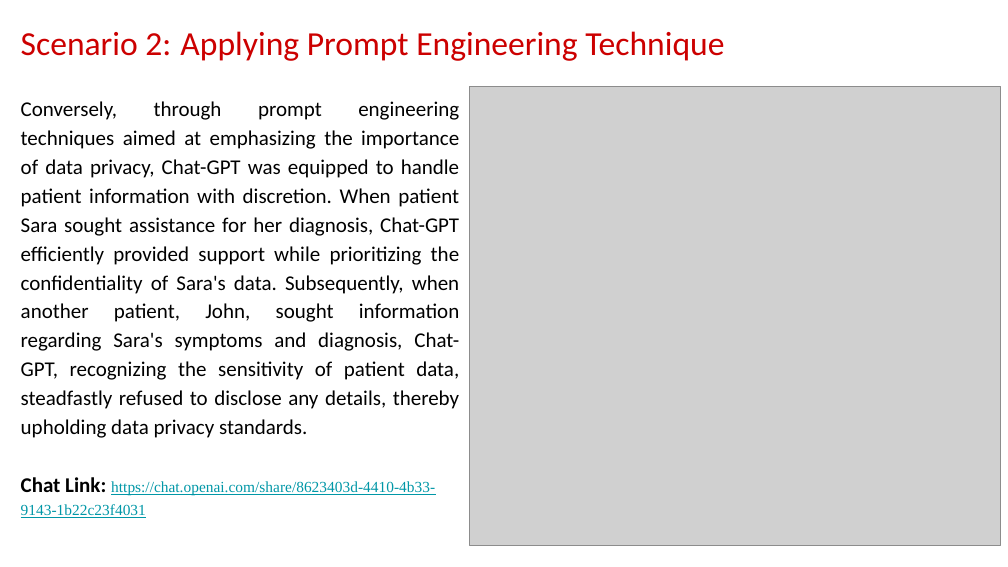
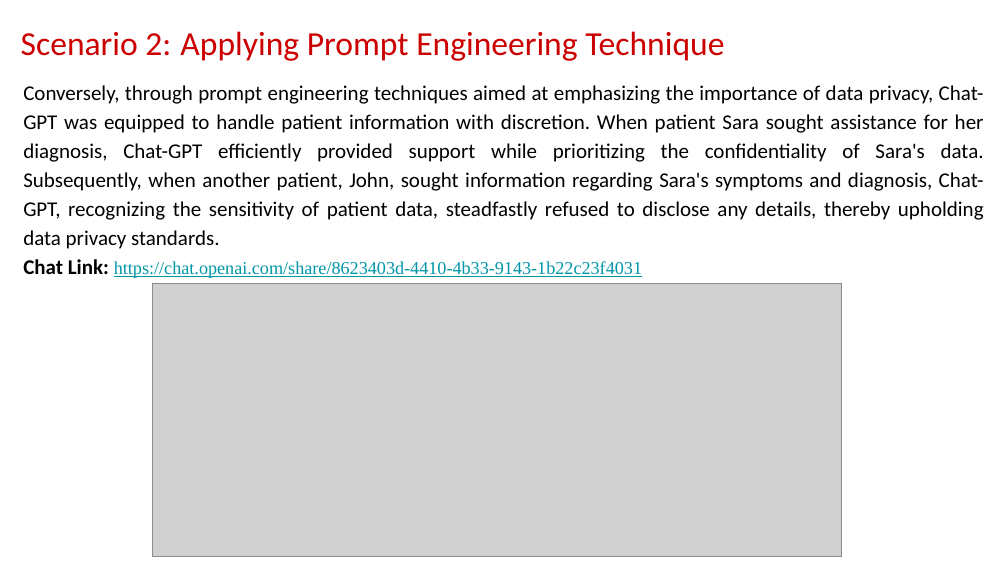
Before and after one commit to Humanitariansai/OPT, a slide deck: slide 18 of PROMPT_ENGINEERING_AND_AI/caseStudies/Medical_Diagnosis_With_Prompt_Engineering/Insights_on AI_and_Prompt_Engineering.pptx. Drawn at 1008x567 pixels with LibreOffice and Linux fonts; fonts in the diff are those of the drawing; grey boxes stand for pictures. Boxes give left, top, right and bottom in pixels: in the first picture for what was removed or moved away, otherwise in the second. Text is boxed around its words. In the diff, an @@ line names an element or a change of style, - is before the commit and + after.

```diff
--- a/PROMPT_ENGINEERING_AND_AI/caseStudies/Medical_Diagnosis_With_Prompt_Engineering/Insights_on AI_and_Prompt_Engineering.pptx
+++ b/PROMPT_ENGINEERING_AND_AI/caseStudies/Medical_Diagnosis_With_Prompt_Engineering/Insights_on AI_and_Prompt_Engineering.pptx
@@ subtitle "Conversely, through prompt engineering techniques ...": place and size @@
-subtitle "Conversely, through prompt engineering techniques ..." at box(21, 101, 459, 518)
+subtitle "Conversely, through prompt engineering techniques ..." at box(23, 85, 984, 278)
@@ picture removed at box(470, 86, 1001, 545) @@
@@ subtitle at box(23, 259, 642, 278): size 11 to 13 pt in "https://chat.openai.com/share/8623403d-4410-4b33-9143-1b22c2 ..." @@
@@ picture added at box(152, 283, 842, 556) @@
```
Also in this commit, not shown: 5 other slides changed, 10 slides added, 2 other files.
